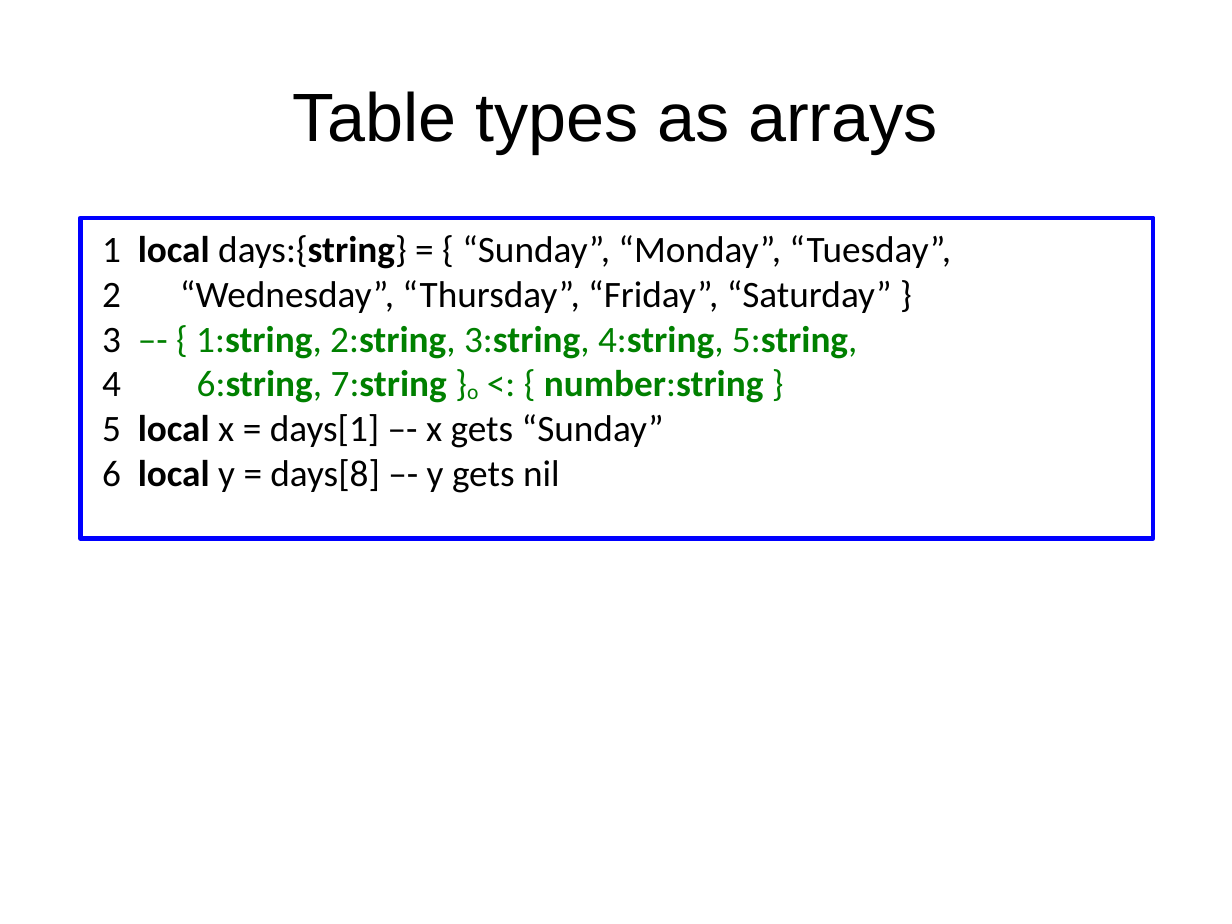
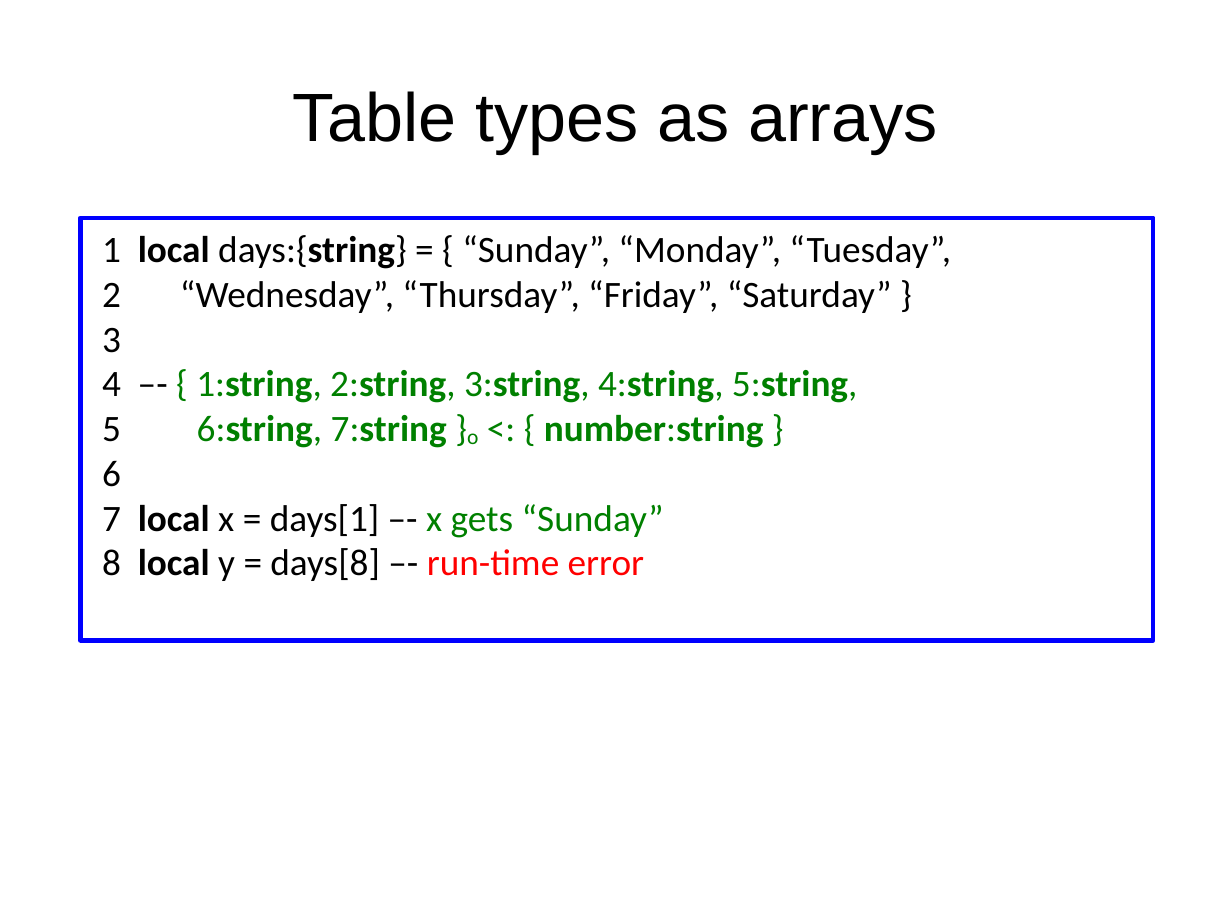
Before and after one commit to andremm/typedlua, a slide deck: slide 18 of doc/slides/dyla2014.odp (slide 17 before the commit). Drawn at 1232x924 pixels with LibreOffice and Linux fonts; fonts in the diff are those of the drawing. Boxes give left, top, right and bottom in pixels: in the first picture for what was removed or moved away, otherwise in the second. Text is boxed around its words. In the diff, an @@ line names an element or a change of style, - is before the commit and + after.

```diff
--- a/doc/slides/dyla2014.odp
+++ b/doc/slides/dyla2014.odp
@@ rectangle "1 local days:{string} = { ...": place and size @@
-rectangle "1 local days:{string} = { ..." at (80,218,1154,539)
+rectangle "1 local days:{string} = { ..." at (80,218,1154,641)
@@ text in rectangle at (102,328,858,581): text changed @@
-3 –- { 1:string, 2:string, 3:string, 4:string, 5:string,
-4 6:string, 7:string }o <: { number:string }
-5 local x = days[1] –- x gets “Sunday”
-6 local y = days[8] –- y gets nil
+3
+4 –- { 1:string, 2:string, 3:string, 4:string, 5:string,
+5 6:string, 7:string }o <: { number:string }
+6
+7 local x = days[1] –- x gets “Sunday”
+8 local y = days[8] –- run-time error
```
Also in this commit, not shown: 20 other slides changed, 1 slide added.
